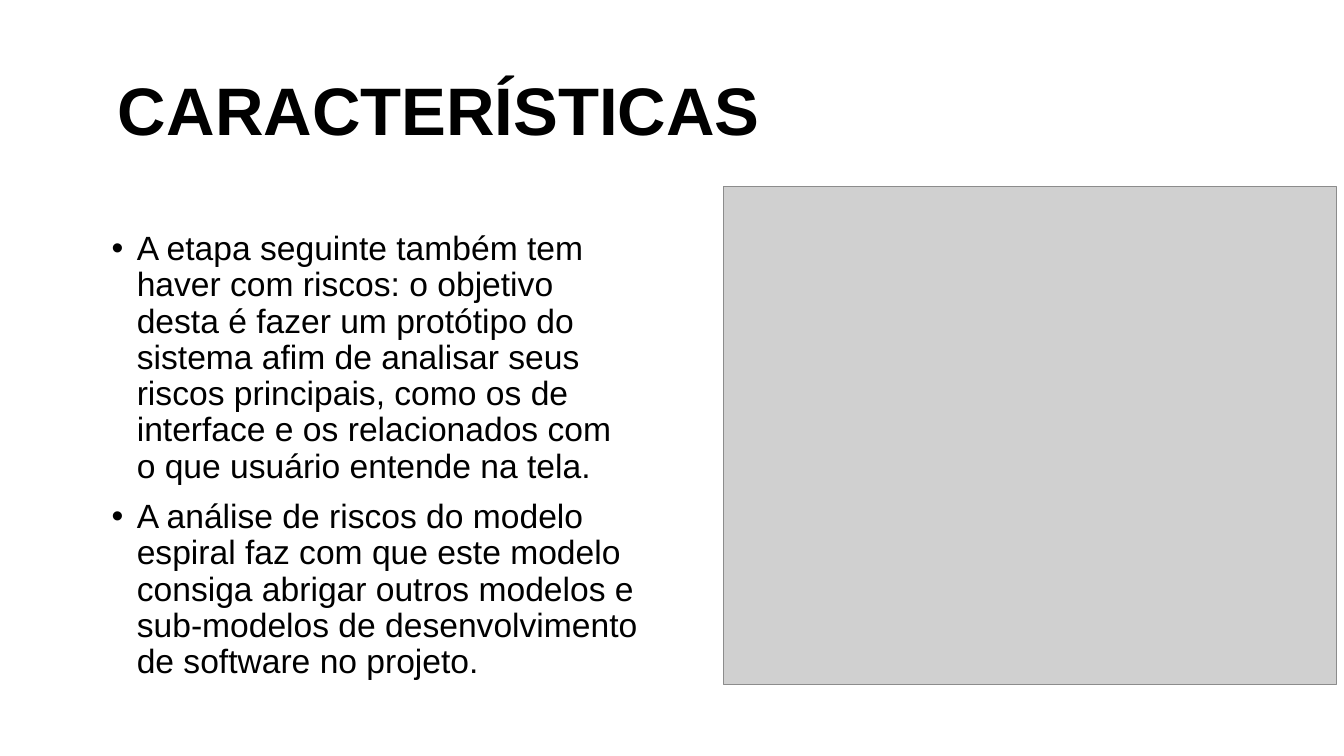
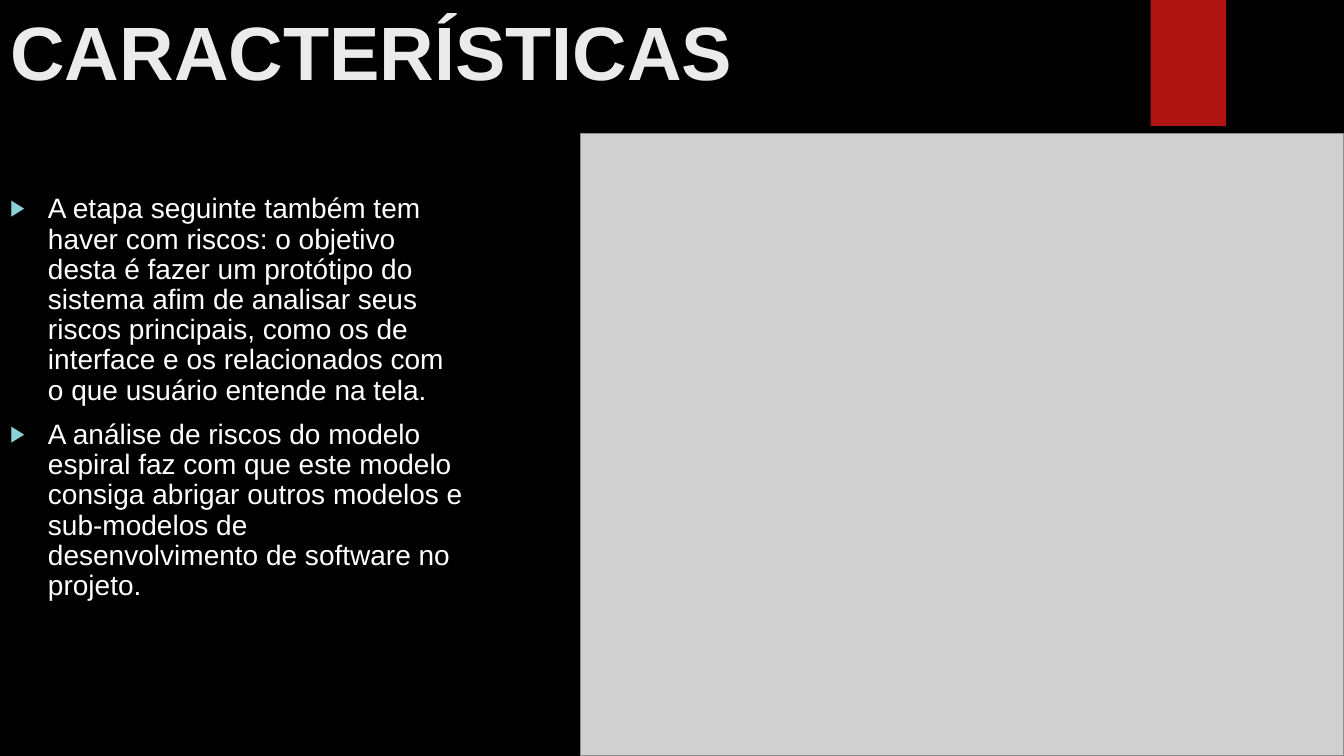
Before and after one commit to GabrielDSS0/ETEC-Coisas-Escolares, a slide deck: slide 6 of 1 etim ds 2022/Analise e Projeto de Sistemas/Trabalho sobre modelo Espiral/Modelo Espiral.pptx. Drawn at 1344x756 pixels with LibreOffice and Linux fonts; fonts in the diff are those of the drawing; grey boxes stand for pictures; background and template pictures are left out. Boxes give left, top, right and bottom in pixels: in the first picture for what was removed or moved away, otherwise in the second. Text is boxed around its words. In the diff, an @@ line names an element or a change of style, - is before the commit and + after.

```diff
--- a/1 etim ds 2022/Analise e Projeto de Sistemas/Trabalho sobre modelo Espiral/Modelo Espiral.pptx
+++ b/1 etim ds 2022/Analise e Projeto de Sistemas/Trabalho sobre modelo Espiral/Modelo Espiral.pptx
@@ background #FFFFFF to picture (left out) @@
@@ title "CARACTERÍSTICAS": place and size @@
-title "CARACTERÍSTICAS" at box(118, 82, 759, 136)
+title "CARACTERÍSTICAS" at box(10, 20, 732, 81)
@@ title "CARACTERÍSTICAS" at box(10, 20, 732, 81): size 48 to 54 pt, text colour #000000 to #EBEBEB; line spacing 0.9 to 1; vertical alignment middle to top @@
@@ rectangle added at box(1150, 0, 1226, 126), fill #B01513 @@
@@ picture: place and size @@
-picture at box(724, 187, 1337, 685)
+picture at box(581, 134, 1344, 756)
@@ text "A etapa seguinte também tem ...": place and size @@
-text "A etapa seguinte também tem ..." at box(137, 235, 637, 680)
+text "A etapa seguinte também tem ..." at box(48, 197, 463, 600)
@@ text "A etapa seguinte também tem ..." at box(48, 197, 463, 600): size 24 to 20 pt, text colour #000000 to #FFFFFF; bullet • to ▶ @@
```
Also in this commit, not shown: 11 other slides changed, 1 slide added, 1 slide removed.
